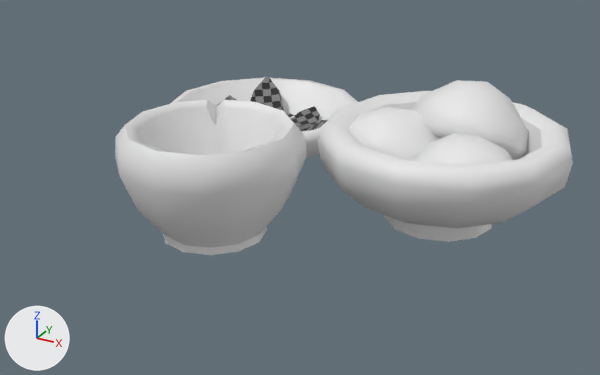
An edit to the Blender file Model/Bowls.blend, drawn before and after from the same camera.
Both versions are drawn from a camera (50 mm lens) standing at (4.2, -12.63, 6.29) and looking at (-2.07, -1.23, 0.59). Every picture has the same lights, and +X, +Y and +Z are marked at lower left. The picture after the commit comes second.

The first picture shows 'Bowl_A', 'Bowl_B', 'Bowl_C', 'Mushrooms', 'Petals'.
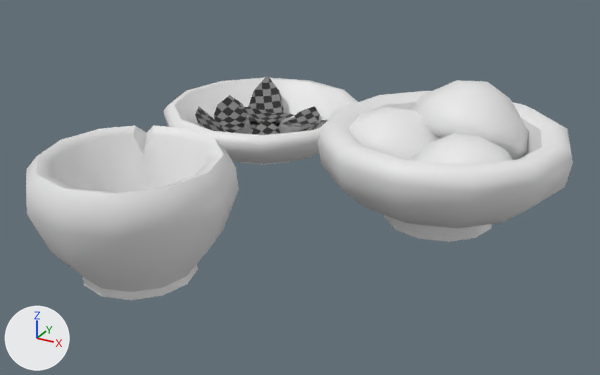
Boxes (x1, y1, x2, y2) around the edits, measured in the pictures (600 x 375 px):
'Bowl_C', moved: before (115, 99, 307, 255); after (26, 125, 239, 300)
'Petals', unchanged, uncovered by the edit: before (217, 76, 328, 131); after (195, 76, 328, 135)

The change, as a diff of the scene's bpy script:
```diff
--- a/Model/Bowls.blend.py
+++ b/Model/Bowls.blend.py
@@ ob_bowl_c @@
 ob_bowl_c = bpy.data.objects.new('Bowl_C', me_circle_002)
-ob_bowl_c.location = (-3.12, -2.32, 0.0)
+ob_bowl_c.location = (-3.35, -3.99, 0.0)
 _m = ob_bowl_c.modifiers.new('WeightedNormal', 'WEIGHTED_NORMAL')
```
